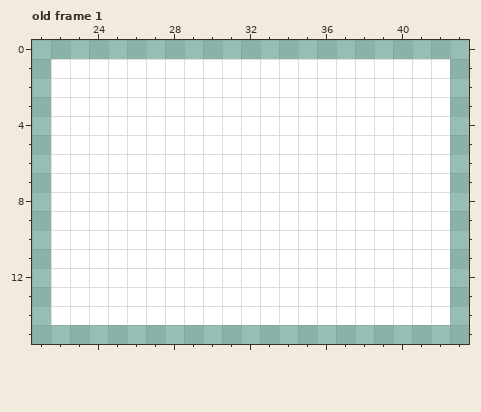
One commit to this pixel-art file: Sprites/Pawns/Pawn_14/Pawn_14_Head.aseprite. That is the earlier state.
44x16 pixels, 3 frames. Shown: old frame 1: x 21..43, y 0..15. The commit also changed other frames, which this record leaves out.
And afterwards:
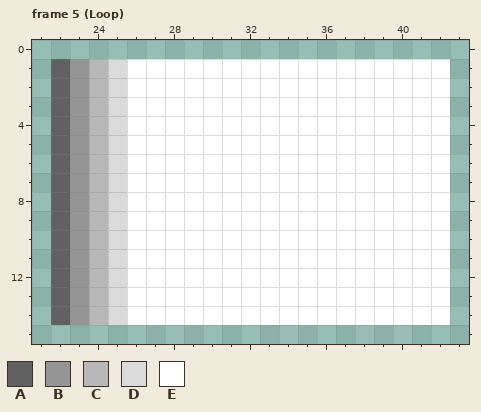
Palette (. is transparent): A #616161  B #959595  C #b8b8b8  D #dbdbdb  E #ffffff
A new or re-ordered frame is compared with the old frame closest to it.
Commit: Pawn 05 polishing up yep another one!!!
From old to new:
frames 3 -> 16
Frame 5 (Loop) is new; against old frame 1, layer "Layer 2":
y 1..14: x 22..25 EEEE -> ABCD
